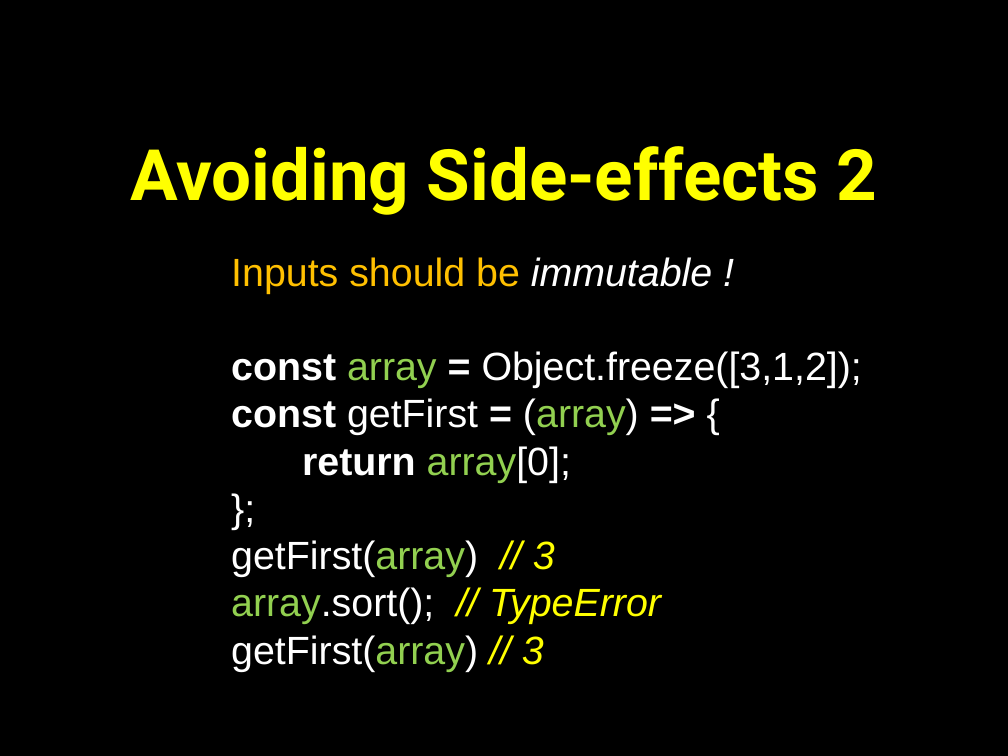
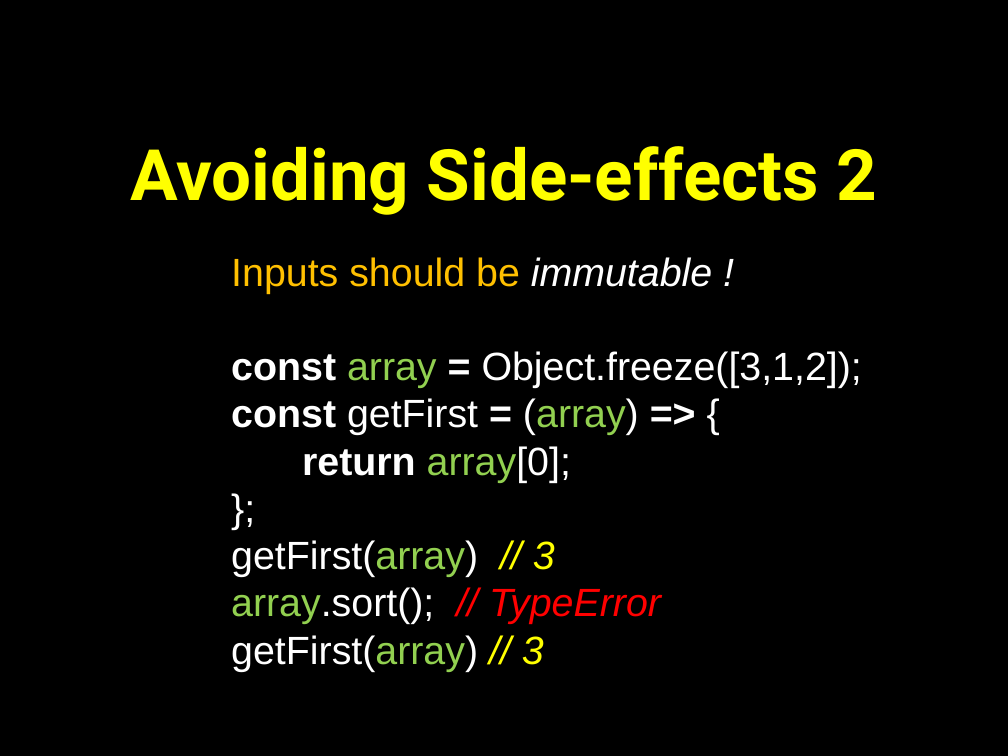
Before and after one commit to petereijgermans11/frontend-cursus, a slide deck: slide 8 of frontend-cursus/ 5 - Functional programmming.pptx. Drawn at 1008x756 pixels with LibreOffice and Linux fonts; fonts in the diff are those of the drawing. Boxes give left, top, right and bottom in pixels: in the first picture for what was removed or moved away, otherwise in the second. Text is boxed around its words. In the diff, an @@ line names an element or a change of style, - is before the commit and + after.

```diff
--- a/frontend-cursus/ 5 - Functional programmming.pptx
+++ b/frontend-cursus/ 5 - Functional programmming.pptx
@@ text at (231, 587, 661, 624): text colour #FFFF00 to #FF0000 in "// TypeError" @@
```
Also in this commit, not shown: 11 other slides changed, 1 other file.
